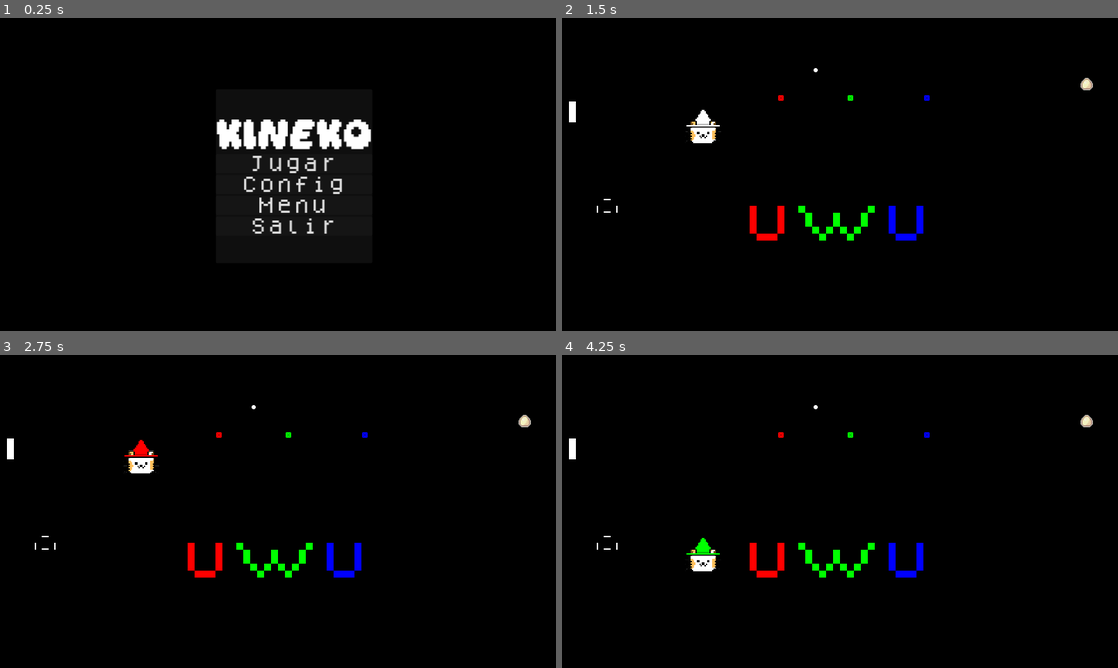
Above: before the commit, frames 1-4 (two rows, left to right).
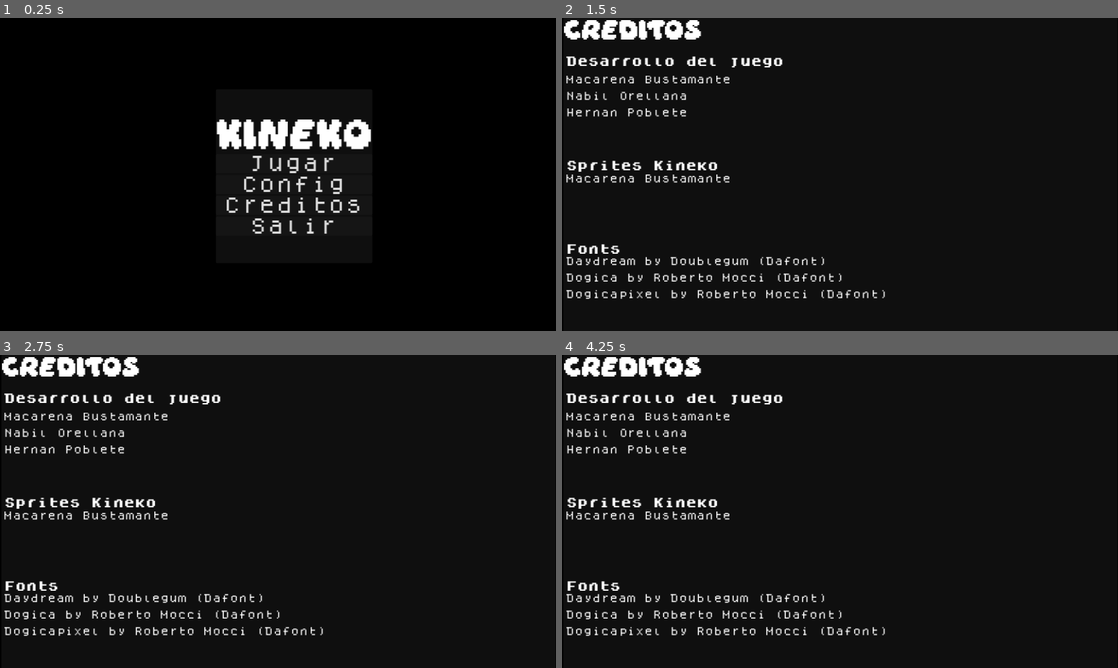
Above: after the commit, the same moments.

Repository: hernanPoblete/kineko
Game: Godot game, scene res://menus/Main_Menu.tscn
The game is run twice, just before and just after one commit, with the same random seed, the same clock (stepped at 60 frames per second) and the same inputs.
Inputs (mouse positions are in pixels of both pictures, inside the frame that each line leads up to):
- Up to frame 1 (0.25 s): no input
- Up to frame 2 (1.5 s): click "Menu" (after the commit: "Creditos") at 0.5 s; click (856, 165) at 1.25 s, where only the run before the commit has a clickable "Jugar"
- Up to frame 3 (2.75 s): hold Right (color_right) from 2.03 s (still down)
- Up to frame 4 (4.25 s): release Right (color_right) at 2.78 s; hold S (move_down) 2.78-3.53 s; hold Right (color_right) from 3.53 s (still down)

The runs differ from the first frame. In frame 1, 0.4% of the frame differs, in the area x 40-65%, y 57-63%; in frame 2, 6.8%; in frame 3, 6.9%, in the area x 0-96%, y 0-90%; in frame 4, 6.9%.

Commit message:
Creditos

Diff:
--- a/menus/Main_Menu.gd
+++ b/menus/Main_Menu.gd
@@ -6,6 +6,7 @@
 @onready var creditos = %Creditos
 @onready var salir = %Salir
 @onready var color
+
 #Checkea si existe un archivo con los colores. Crea uno default si no existe
 func check_colors()->void:
 	if not FileAccess.file_exists("user://color_data.json"):
@@ -25,7 +26,7 @@
 	check_colors()
 	jugar.pressed.connect(_on_jugar_pressed)
 	config.pressed.connect(_on_config_pressed)
-	#creditos.pressed.connect(_on_creditos_pressed)
+	creditos.pressed.connect(_on_creditos_pressed)
 	salir.pressed.connect(_on_salir_pressed)
 
 func _on_jugar_pressed():
@@ -35,3 +36,5 @@
 	get_tree().quit()
 func _on_config_pressed():
 	get_tree().change_scene_to_file("res://menus/colors.tscn")
+func _on_creditos_pressed():
+	get_tree().change_scene_to_file("res://menus/creditos.tscn")
--- a/menus/Main_Menu.tscn
+++ b/menus/Main_Menu.tscn
@@ -65,7 +65,7 @@
 unique_name_in_owner = true
 layout_mode = 2
 theme = ExtResource("1_3qek6")
-text = "Menu"
+text = "Creditos"
 
 [node name="Salir" type="Button" parent="MarginContainer/PanelContainer/VBoxContainer"]
 unique_name_in_owner = true
--- /dev/null
+++ b/menus/creditos.tscn
@@ -0,0 +1,101 @@
+[gd_scene load_steps=7 format=3 uid="uid://dlpehw61c4mxo"]
+
+[ext_resource type="FontFile" uid="uid://boo1uh0hi61vw" path="res://fonts/daydream_3/Daydream.ttf" id="1_ln6sv"]
+[ext_resource type="FontFile" uid="uid://4uwjgyl5noka" path="res://fonts/dogica/TTF/dogicabold.ttf" id="2_qxbiv"]
+[ext_resource type="FontFile" uid="uid://c5vctseypw813" path="res://fonts/dogica/TTF/dogica.ttf" id="3_yj21o"]
+
+[sub_resource type="Theme" id="Theme_na243"]
+default_font = ExtResource("1_ln6sv")
+default_font_size = 40
+
+[sub_resource type="Theme" id="Theme_0vimr"]
+default_font = ExtResource("2_qxbiv")
+default_font_size = 25
+
+[sub_resource type="Theme" id="Theme_wsyrx"]
+default_font = ExtResource("3_yj21o")
+default_font_size = 20
+
+[node name="Creditos" type="Control"]
+layout_mode = 3
+anchors_preset = 15
+anchor_right = 1.0
+anchor_bottom = 1.0
+grow_horizontal = 2
+grow_vertical = 2
+
+[node name="PanelContainer" type="PanelContainer" parent="."]
+layout_mode = 1
+anchors_preset = 5
+anchor_left = 0.5
+anchor_right = 0.5
+offset_left = -637.0
+offset_right = 639.0
+offset_bottom = 723.0
+grow_horizontal = 2
+
+[node name="RichTextLabel" type="RichTextLabel" parent="PanelContainer"]
+layout_mode = 2
+theme = SubResource("Theme_na243")
+text = "Creditos"
+
+[node name="RichTextLabel" type="RichTextLabel" parent="PanelContainer/RichTextLabel"]
+layout_mode = 0
+offset_left = 7.0
+offset_top = 87.0
+offset_right = 1108.0
+offset_bottom = 704.0
+theme = SubResource("Theme_0vimr")
+text = "Desarrollo del juego
+
+
+
+
+
+
+
+
+
+Sprites Kineko
+
+
+
+
+
+
+
+Fonts"
+
+[node name="RichTextLabel" type="RichTextLabel" parent="PanelContainer/RichTextLabel/RichTextLabel"]
+layout_mode = 0
+offset_top = 45.0
+offset_right = 1277.0
+offset_bottom = 627.0
+theme = SubResource("Theme_wsyrx")
+text = "Macarena Bustamante
+
+Nabil Orellana
+
+Hernan Poblete
+
+
+
+
+
+
+
+Macarena Bustamante
+
+
+
+
+
+
+
+
+
+Daydream by Doublegum (Dafont)
+
+Dogica by Roberto Mocci (Dafont)
+
+Dogicapixel by Roberto Mocci (Dafont)"
